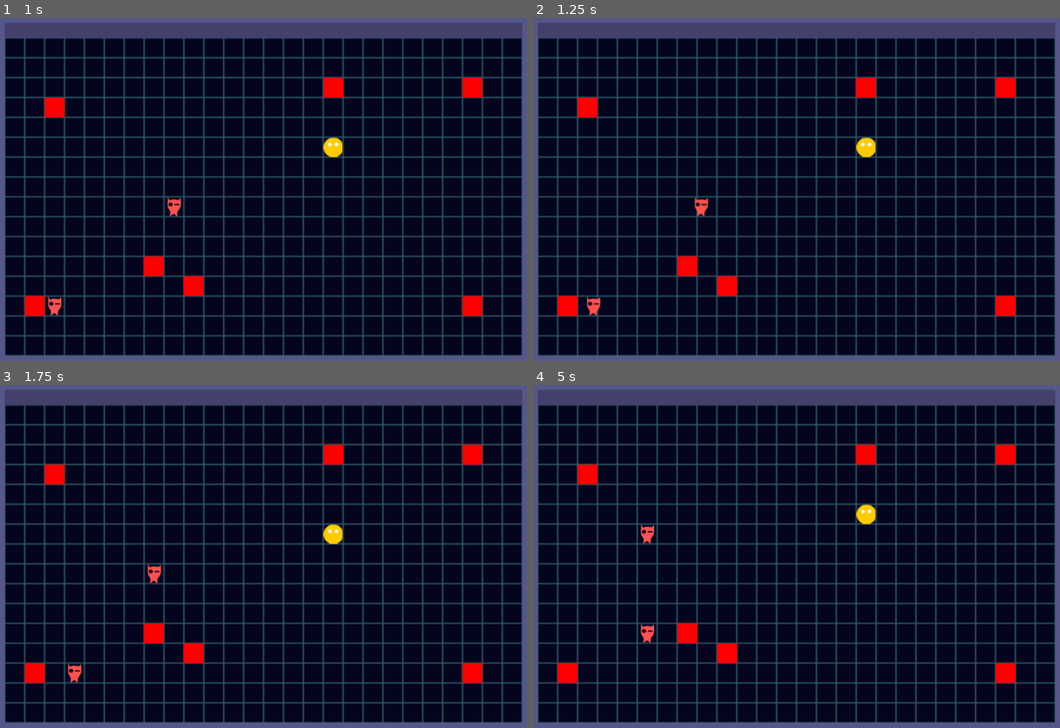
Above: before the commit, frames 1-4 (two rows, left to right).
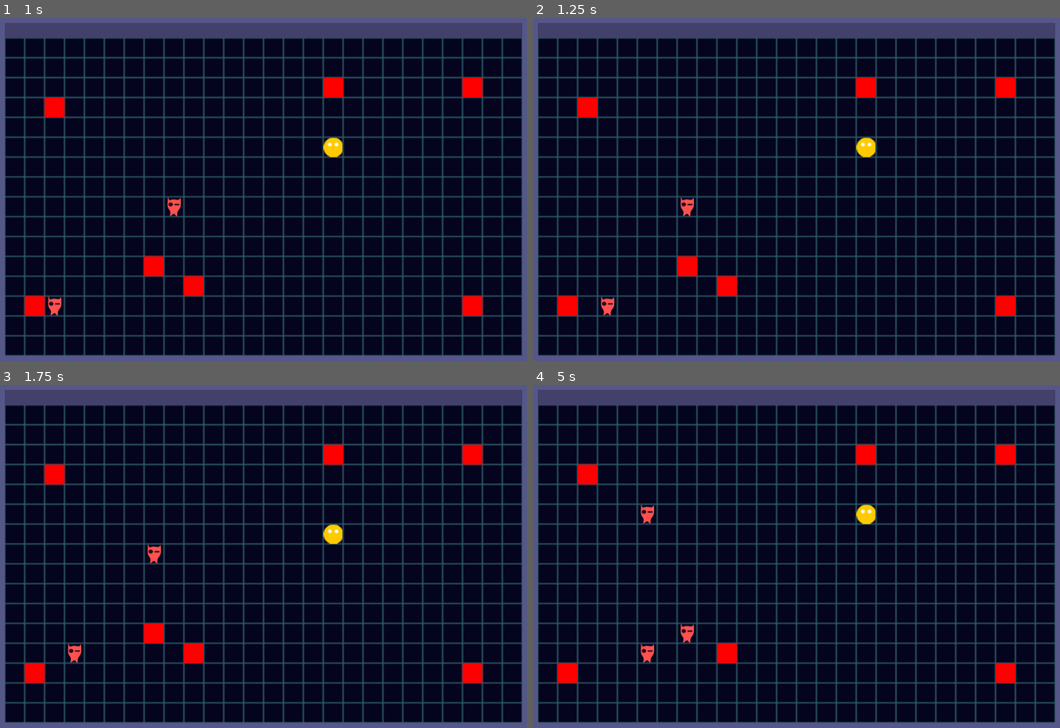
Above: after the commit, the same moments.

Repository: edgex004/RaccoonDelver
Game: Godot game, scene res://Level.tscn
The game is run twice, just before and just after one commit, with the same random seed, the same clock (stepped at 60 frames per second) and the same inputs.
Inputs (mouse positions are in pixels of both pictures, inside the frame that each line leads up to):
- Up to frame 1 (1 s): tap Enter (ui_accept) at 0.5, 0.77 s; move the mouse to (405, 186) at 0.52 s; hold Right (player1_right) from 0.53 s (still down)
- Up to frame 2 (1.25 s): keep holding Right (player1_right)
- Up to frame 3 (1.75 s): move the mouse to (137, 590) at 1.27 s; release Right (player1_right) at 1.28 s; hold Down (player1_down) from 1.28 s (still down); tap Enter (ui_accept) at 1.52 s
- Up to frame 4 (5 s): move the mouse to (859, 487) at 2.02 s; release Down (player1_down) at 2.03 s; hold Right (player1_right) 2.03-2.78 s; move the mouse to (764, 645) at 2.77 s; hold Up (player1_up) 2.78-3.53 s; tap Enter (ui_accept) at 3.02, 3.5, 3.77, 4.52 s; move the mouse to (986, 628) at 3.52 s; hold Left (player1_left) from 3.53 s (still down); move the mouse to (606, 515) at 4.27 s

Frame 1 is identical in both runs. In frame 2, 0.4% of the frame differs, in the area x 10-34%, y 52-87%; in frame 3, 0.4%; in frame 4, 0.7%, in the area x 20-32%, y 34-81%.

Commit message:
Add some free music. Must attribute https://www.purple-planet.com somewhere.

Diff:
--- /dev/null
+++ b/Beat.gd
@@ -0,0 +1,18 @@
+extends Timer
+
+var BPM = 120
+
+# Declare member variables here. Examples:
+# var a = 2
+# var b = "text"
+
+
+# Called when the node enters the scene tree for the first time.
+func _ready():
+	$Music.play()
+
+
+
+# Called every frame. 'delta' is the elapsed time since the previous frame.
+#func _process(delta):
+#	pass
--- a/Level.tscn
+++ b/Level.tscn
@@ -1,14 +1,20 @@
-[gd_scene load_steps=3 format=2]
+[gd_scene load_steps=5 format=2]
 
 [ext_resource path="res://Level.gd" type="Script" id=1]
+[ext_resource path="res://Beat.gd" type="Script" id=2]
 [ext_resource path="res://GroundTiles/GroundTileset.tres" type="TileSet" id=3]
+[ext_resource path="res://Music/Purple Planet Music - Retro Gamer (1_16) 120bpm (L).ogg" type="AudioStream" id=4]
 
 [node name="Level" type="Node2D"]
 script = ExtResource( 1 )
 
 [node name="Beat" type="Timer" parent="."]
-wait_time = 0.6
+wait_time = 0.5
 autostart = true
+script = ExtResource( 2 )
+
+[node name="Music" type="AudioStreamPlayer" parent="Beat"]
+stream = ExtResource( 4 )
 
 [node name="GroundTileMap" type="TileMap" parent="."]
 tile_set = ExtResource( 3 )
Not shown, added: Music/Purple Planet Music - Retro Gamer (1_16) 120bpm (L).ogg
